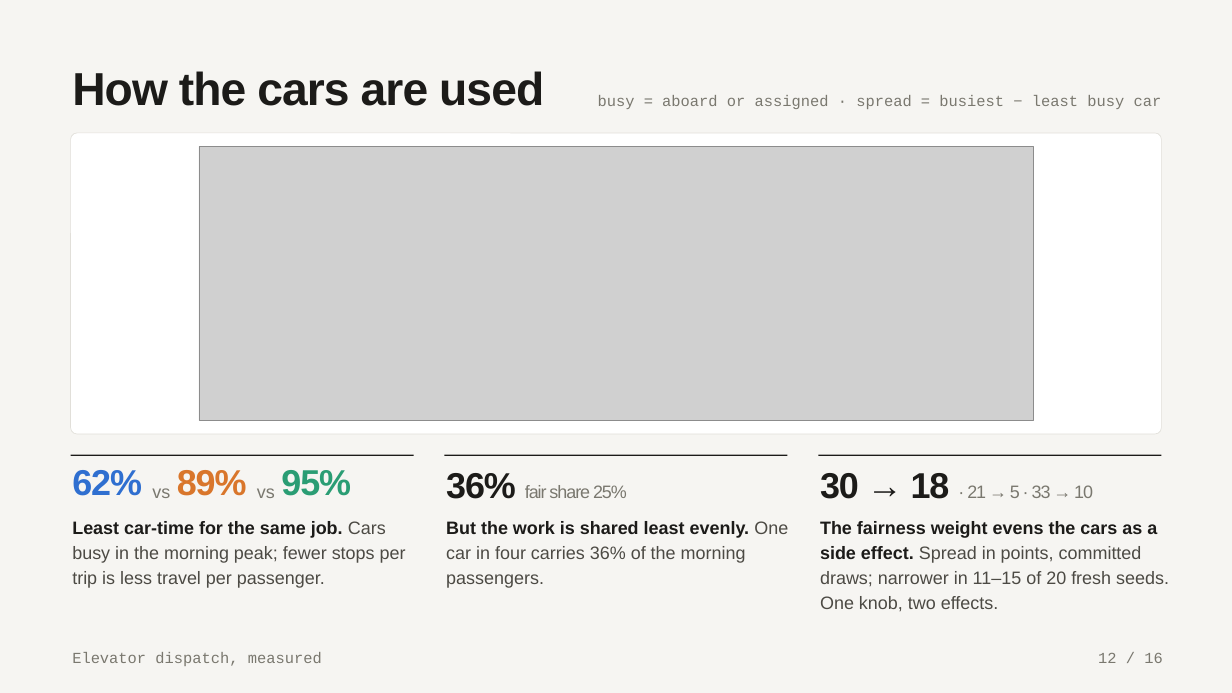
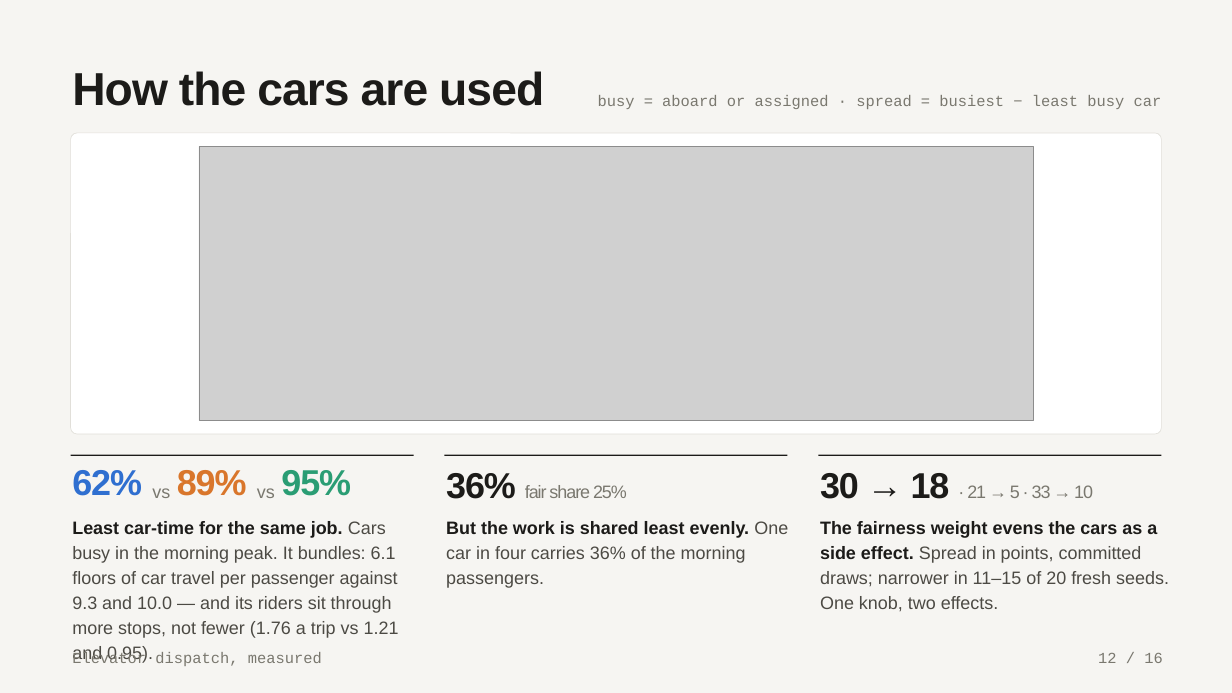
Before and after one commit to samuelgregorovic/elevator-dispatch-sim, a slide deck: slide 12 of docs/presentation/elevator-dispatch.pptx. Drawn at 1232x693 pixels with LibreOffice and Linux fonts; fonts in the diff are those of the drawing; grey boxes stand for pictures. Boxes give left, top, right and bottom in pixels: in the first picture for what was removed or moved away, otherwise in the second. Text is boxed around its words. In the diff, an @@ line names an element or a change of style, - is before the commit and + after.

```diff
--- a/docs/presentation/elevator-dispatch.pptx
+++ b/docs/presentation/elevator-dispatch.pptx
@@ text at <box>72,521,399,663</box>: text changed @@
-Least car-time for the same job. Cars busy in the morning peak; fewer stops per trip is less travel per passenger.
+Least car-time for the same job. Cars busy in the morning peak. It bundles: 6.1 floors of car travel per passenger against 9.3 and 10.0 — and its riders sit through more stops, not fewer (1.76 a trip vs 1.21 and 0.95).
```
Also in this commit, not shown: 1 other slide changed, 43 other files.
